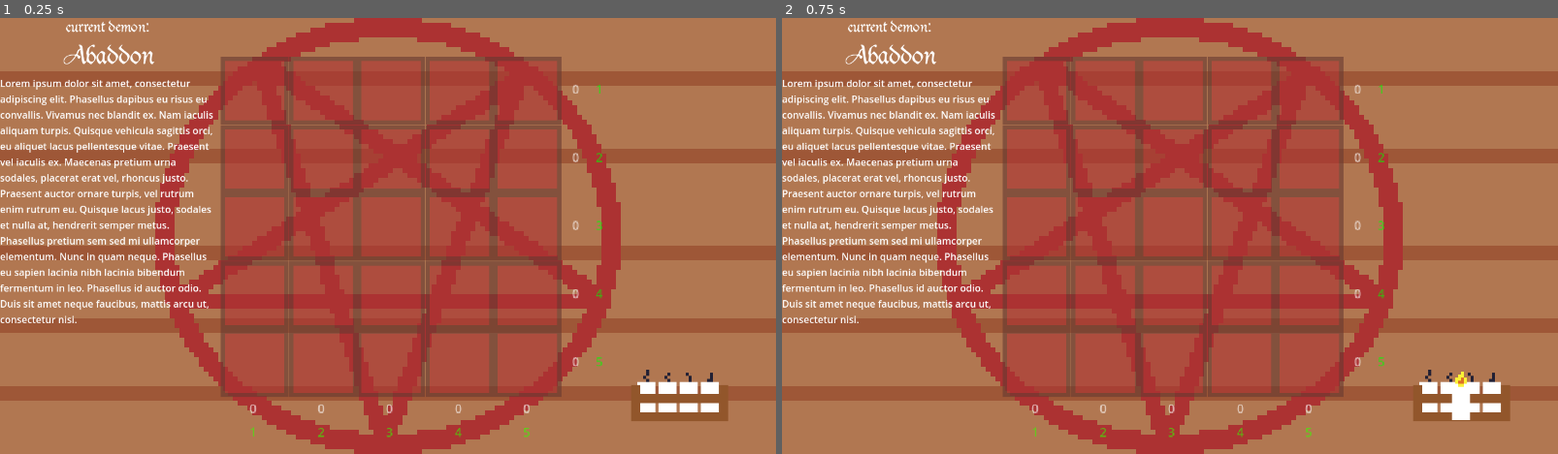
Above: before the commit, frames 1-2 (left to right).
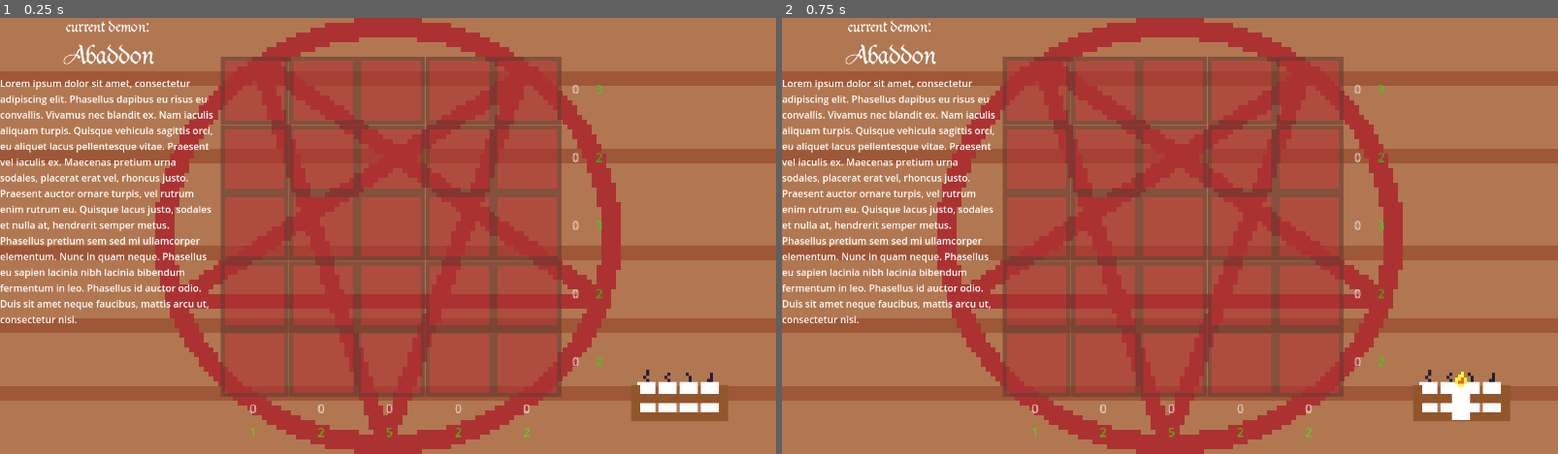
Above: after the commit, the same moments.

Repository: adrientremblay/ld55
Game: Godot game, scene res://scenes/main.tscn
Same seed, same stepped clock (60 frames per second), same inputs: the game is played once before the commit and once after it.
Inputs (mouse positions are in pixels of both pictures, inside the frame that each line leads up to):
- Up to frame 1 (0.25 s): no input
- Up to frame 2 (0.75 s): tap Enter at 0.5 s; move the mouse to (1464, 397) at 0.52 s; press the mouse at (1464, 397) at 0.53 s

The runs differ from the first frame. In frame 1, less than 0.1% of the frame differs, in the area x 49-78%, y 15-97%; in frame 2, less than 0.1%.

Commit message:
Random level generation done

Diff:
--- a/scenes/main.gd
+++ b/scenes/main.gd
@@ -3,6 +3,8 @@
 var demons_to_summon: Array[Demon]
 var current_demon = 0
 @onready var demonNameLabel: Label = $Grimoire/DemonName
+
+var rng = RandomNumberGenerator.new()
 
 # Called when the node enters the scene tree for the first time.
 func _ready() -> void:
@@ -17,8 +19,23 @@
 	add_child(object)
 
 func make_levels():
-	demons_to_summon.append(Demon.new("Abaddon", "sheep demon", [1,2,3,4,5], [1,2,3,4,5]))
+	var puzzle = generate_puzzle()
+	var abaddon = Demon.new("Abaddon", "sheep demon", puzzle[0], puzzle[1])
+	demons_to_summon.append(abaddon)
 
 func load_demon(demon: Demon):
 	demonNameLabel.text = demon.name
 	$Altar.set_answers(demon.rows, demon.cols)
+
+func generate_puzzle():
+	var rows = [0,0,0,0,0]
+	var cols = [0,0,0,0,0]
+
+	for i in range(5):
+		for j in range(5):
+			var should_place = rng.randf() > 0.5
+			if should_place:
+				rows[i]+=1
+				cols[j]+=1
+
+	return [rows, cols]
